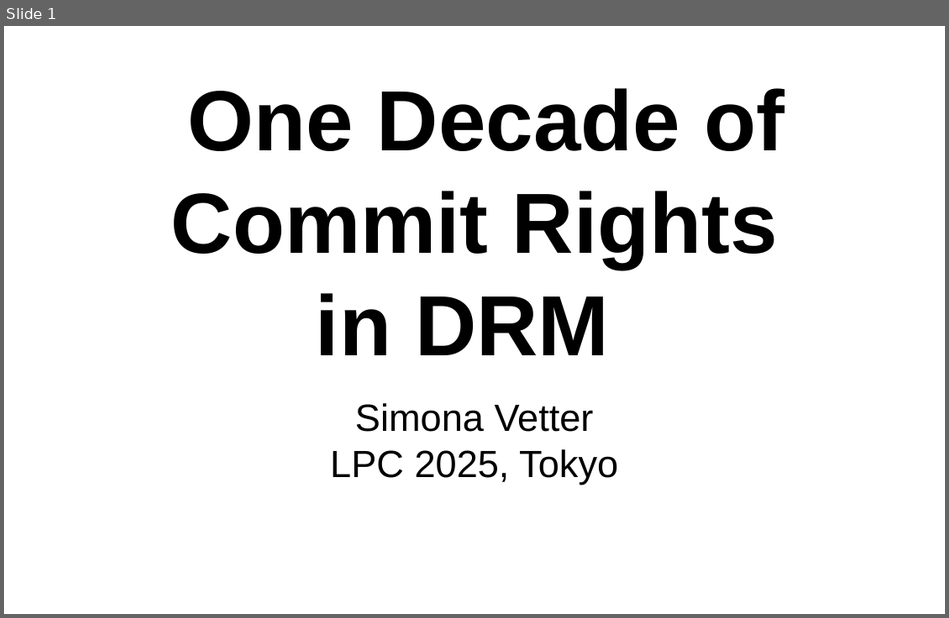
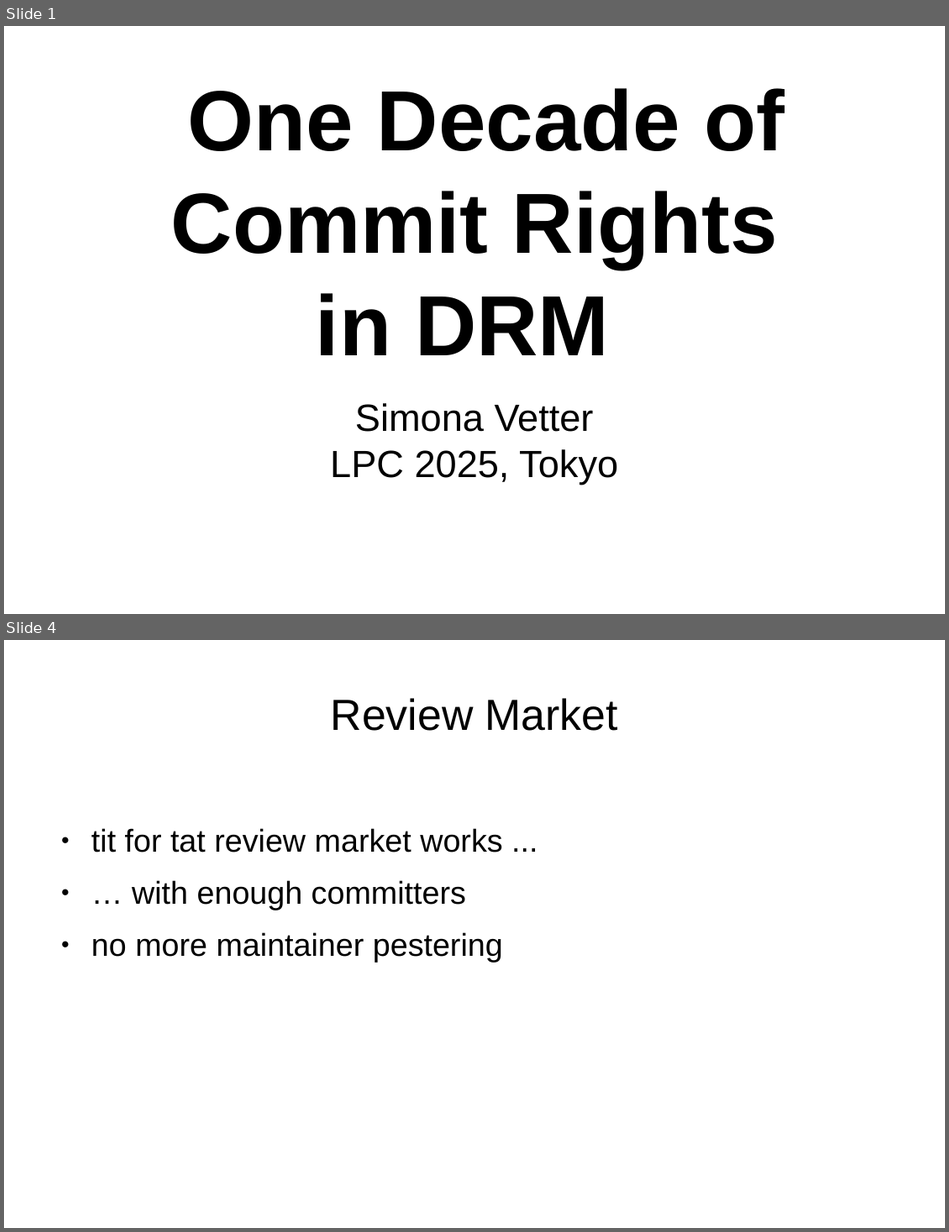
Before and after one commit to danvet/danvet.github.io, a slide deck: slides/lpc-2025-commit-rights.odp. Shown one above the other, each under a label of ours: slide 1 before the commit, slides 1 and 4 after it; the slides between them are not shown. The pictures are 949x618 and 949x1232 pixels, drawn with LibreOffice and Linux fonts; fonts in the diff are those of the drawing. Boxes give left, top, right and bottom in pixels: in the first picture for what was removed or moved away, otherwise in the second. Text is boxed around its words. In the diff, an @@ line names an element or a change of style, - is before the commit and + after.

```diff
--- a/slides/lpc-2025-commit-rights.odp
+++ b/slides/lpc-2025-commit-rights.odp
@@ slide 4 added at (4, 640, 945, 1228), background #FFFFFF @@
@@ title added at (331, 698, 618, 731), 36.7 pt, text #000000 @@
+Review Market
@@ text added at (91, 828, 503, 962), 26.7 pt, text #000000 @@
+● tit for tat review market works ...
+● … with enough committers
+● no more maintainer pestering
```
Also in this commit, not shown: 12 other slides added, 1 slide removed.
